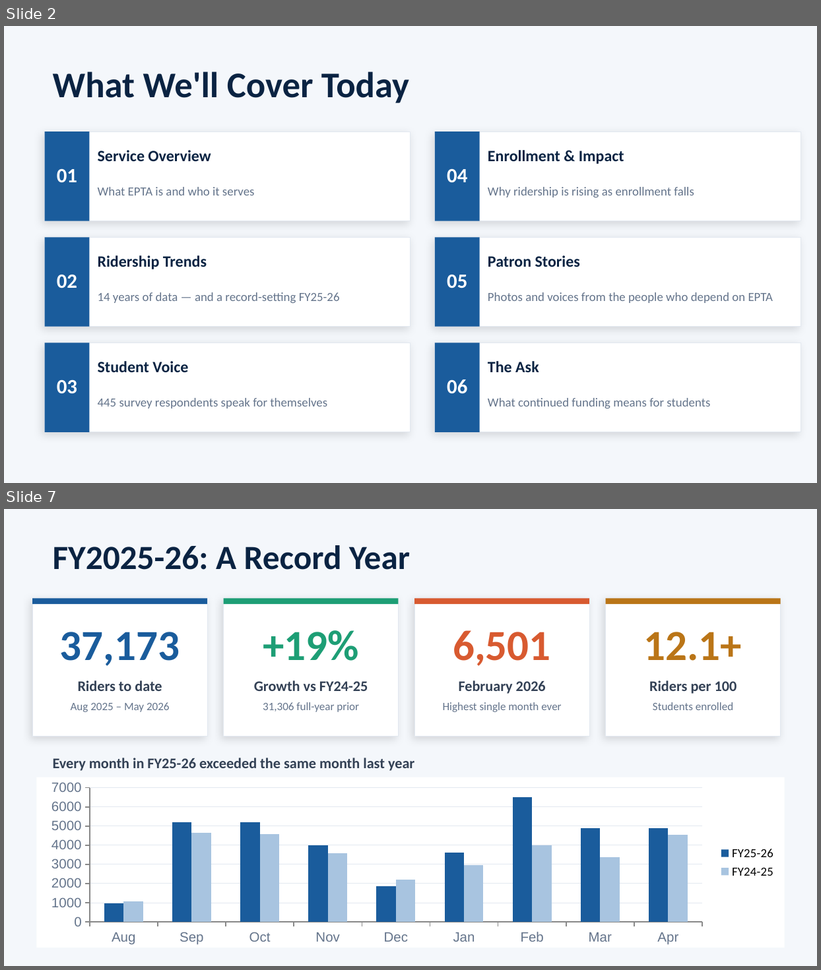
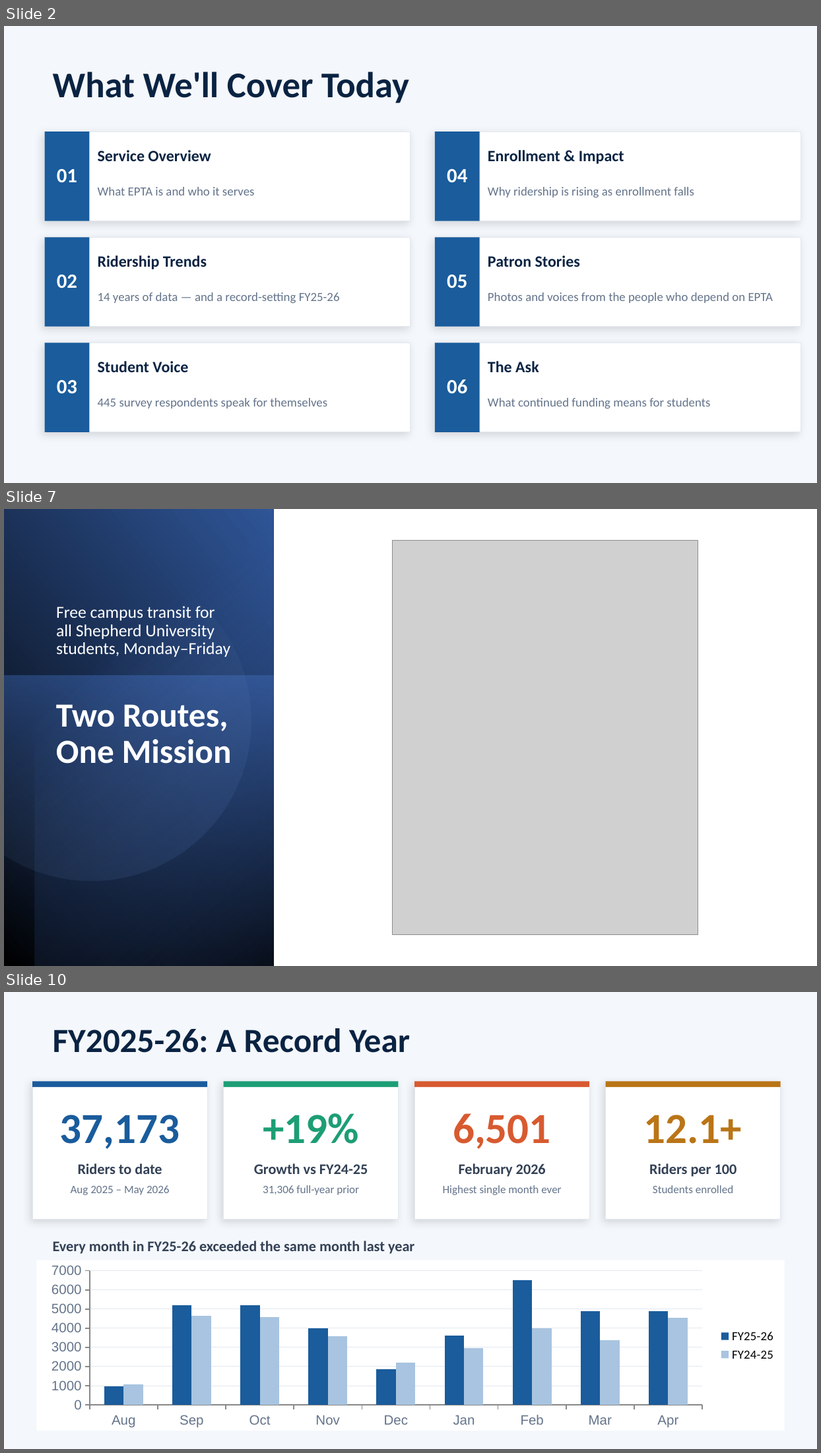
Before and after one commit to meekerwv-boop/Epta_Capstone, a slide deck: EPTA/EPTA_Funding_Case_2025.pptx. Shown one above the other, each under a label of ours: slides 2 and 7 before the commit, slides 2, 7 and 10 after it; the slides between them are not shown. The pictures are 821x970 and 821x1453 pixels, drawn with LibreOffice and Linux fonts; fonts in the diff are those of the drawing; grey boxes stand for pictures. Boxes give left, top, right and bottom in pixels: in the first picture for what was removed or moved away, otherwise in the second. Text is boxed around its words. In the diff, an @@ line names an element or a change of style, - is before the commit and + after.

```diff
--- a/EPTA/EPTA_Funding_Case_2025.pptx
+++ b/EPTA/EPTA_Funding_Case_2025.pptx
@@ slide 7 added at (x1=4, y1=509, x2=817, y2=966), background #FFFFFF @@
@@ rectangle added at (x1=5, y1=509, x2=273, y2=966), fill gradient #000000 to #2F5597 @@
@@ rectangle added at (x1=34, y1=509, x2=273, y2=966), fill gradient #000000 to #4472C4 @@
@@ freeform shape added at (x1=4, y1=541, x2=280, y2=910), fill gradient #8FAADC to #2F5597 @@
@@ picture added at (x1=393, y1=540, x2=698, y2=935) @@
@@ text added at (x1=56, y1=606, x2=230, y2=657), 15 pt, text #FFFFFF @@
+Free campus transit for all Shepherd University students, Monday–Friday
@@ rectangle added at (x1=4, y1=676, x2=273, y2=966), fill gradient #4472C4 to #203864 @@
@@ text added at (x1=56, y1=704, x2=232, y2=764), 30 pt, text #FFFFFF, bold @@
+Two Routes, One Mission
@@ what was slide 7 is now slide 10 @@
```
Also in this commit, not shown: 13 slides changed, 3 other slides added, 2 slides removed, 6 other files.
